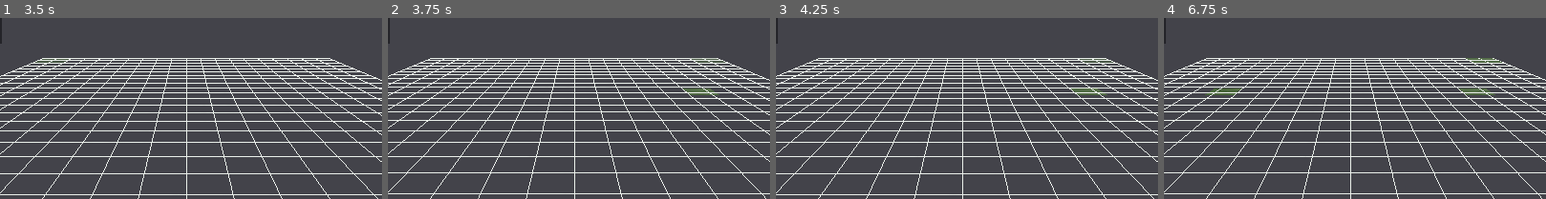
Above: before the commit, frames 1-4 (left to right).
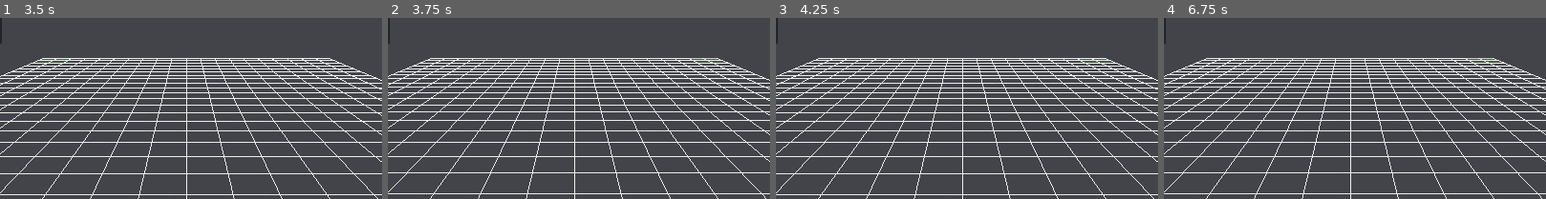
Above: after the commit, the same moments.

Repository: Ruixel/YACY
Game: Godot game, scene res://Scenes/Editor.tscn
Two runs of this game, one before a commit and one after it. Both use one fixed random seed, a clock stepped at 60 frames per second and the inputs below.
Inputs:
- Up to frame 1 (3.5 s): click "Start" at 0.5 s; click "Start" at 1.25 s; click "Wall" at 2 s; click "Platform" at 2.75 s
- Up to frame 2 (3.75 s): click "Up" at 3.5 s
- Up to frame 3 (4.25 s): no input
- Up to frame 4 (6.75 s): click "Down" at 4.25 s; click "Wall" at 5 s; click "Platform" at 5.75 s; click "Up" at 6.5 s
The pictures show only the part of the screen within x 26-76%, y 3-52%; the shares and areas given below are measured in that part.

Frame 1 is identical in both runs. In frame 2, 0.2% of the frame differs, in the area x 77-87%, y 38-43%; in frame 3, 0.2%; in frame 4, 0.5%, in the area x 10-89%, y 22-43%.

Commit message:
Editor input ignored when using GUI

Diff:
--- a/scripts/3DCursor.gd
+++ b/scripts/3DCursor.gd
@@ -10,9 +10,14 @@
 }
 var state = CursorStates.WALL
 
+# Input
 # For detecting mouse movement
 var mouse_motion = Vector2()
 var motion_detected = false
+
+var mouse_place_just_pressed = false
+var mouse_place_pressed      = false
+var mouse_place_released     = false
 
 # Grid information for placing geometry / objects
 var grid_plane = Plane(Vector3(0,-1,0), 0.0)
@@ -64,18 +69,18 @@
 	mouse_motion = Vector2()
 
 func _wall_process():
-	if Input.is_action_just_pressed("editor_place"):
+	if mouse_place_just_pressed:
 		placement_start = grid_pos
+		WorldAPI.selection_create()
+		mouse_place_just_pressed = false
 
-		WorldAPI.selection_create()
-
-	if Input.is_action_pressed("editor_place"):
+	if mouse_place_pressed:
 		placement_end = grid_pos
 
 		if placement_start != placement_end:
 			WorldAPI.selection_buildWall(placement_start, placement_end)
 
-	if Input.is_action_just_released("editor_place"):
+	if mouse_place_released:
 		pass
 
 func _plat_process():
@@ -85,13 +90,14 @@
 		prototype_size     = prototype_info[1]
 		self.visible = false
 
-	if Input.is_action_just_pressed("editor_place"):
+	if mouse_place_just_pressed:
 		WorldAPI.selection_create()
 		WorldAPI.selection_buildPlat(grid_pos)
 
 		prototype_placements.clear()
+		mouse_place_just_pressed = false
 
-	if Input.is_action_pressed("editor_place"):
+	if mouse_place_pressed:
 		if motion_detected:
 			if check_prototype_placements(grid_pos, prototype_size):
 				WorldAPI.selection_create()
@@ -103,7 +109,7 @@
 		grid_pos.y = clamp(grid_pos.y, floor(prototype_size.y / 2), grid_num - floor(prototype_size.y / 2))
 		prototype.transform.origin = Vector3(grid_pos.x, 0, grid_pos.y)
 
-	if Input.is_action_just_released("editor_place"):
+	if mouse_place_released:
 		pass
 
 func _input(event: InputEvent) -> void:
@@ -111,10 +117,25 @@
 	if event is InputEventMouseMotion:
 		mouse_motion = event.relative
 
-func on_tool_change(type) -> void:
+func _unhandled_input(event: InputEvent) -> void:
+	if event is InputEventMouseButton:
+		if event.get_button_index() == BUTTON_LEFT:
+			if event.is_pressed():
+				if mouse_place_pressed == false:
+					mouse_place_just_pressed = true
+				mouse_place_pressed = true
+			else:
+				if mouse_place_released == false and mouse_place_pressed == true:
+					mouse_place_released = false
+				mouse_place_pressed = false
+
+func destroy_prototype() -> void:
 	if prototype != null:
 		prototype.queue_free()
 		prototype = null
+
+func on_tool_change(type) -> void:
+	destroy_prototype()
 
 	match (type):
 		WorldConstants.Tools.WALL:
@@ -124,6 +145,7 @@
 			state = CursorStates.PLATFORM
 
 func on_level_change(level) -> void:
+	destroy_prototype()
 	grid_height = (level - 1) * WorldConstants.LEVEL_HEIGHT
 	grid_plane = Plane(Vector3(0,1,0), grid_height)
 
